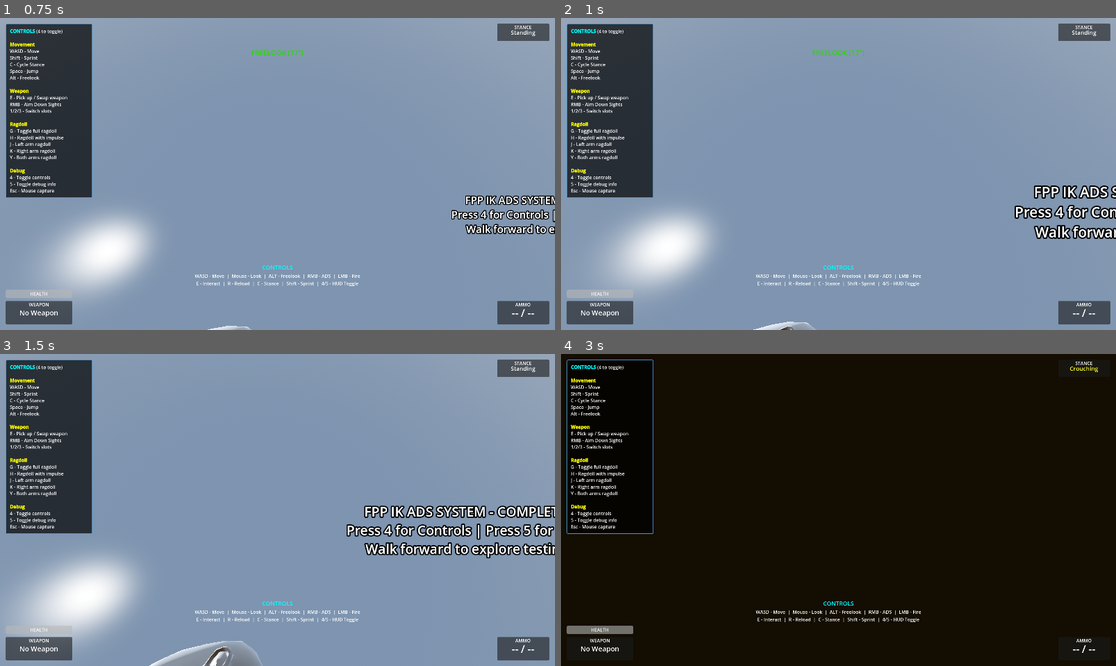
Above: before the commit, frames 1-4 (two rows, left to right).
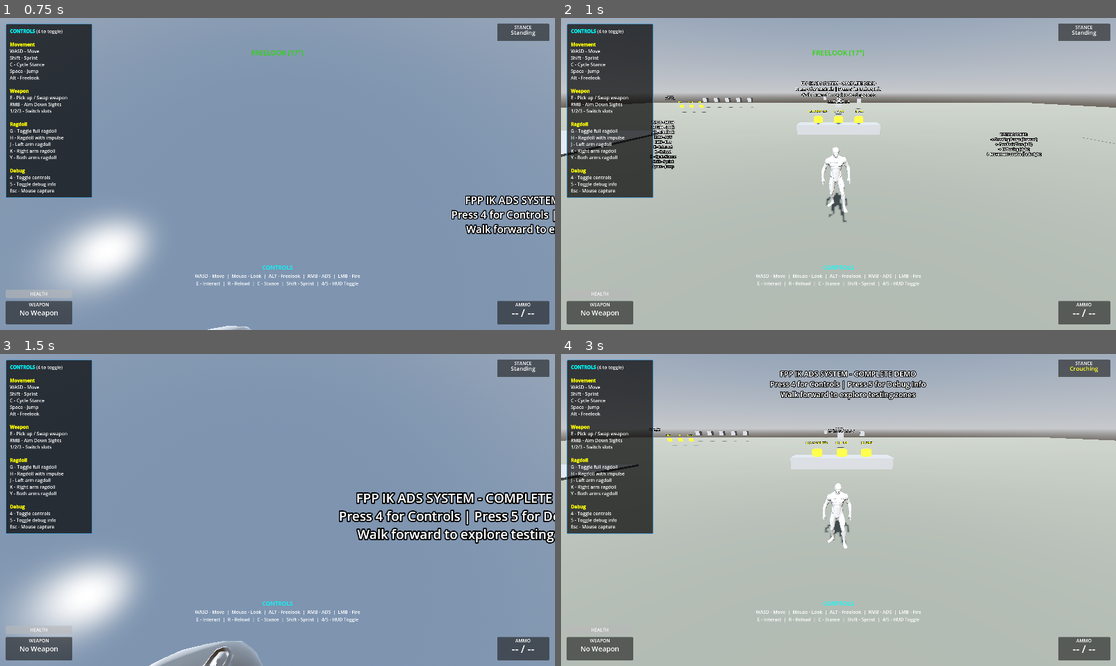
Above: after the commit, the same moments.

Repository: lmf-git/fpp-ik-ads
Game: Godot game, scene res://scenes/enhanced_demo.tscn
The game is run twice, just before and just after one commit, with the same random seed, the same clock (stepped at 60 frames per second) and the same inputs.
Inputs (mouse positions are in pixels of both pictures, inside the frame that each line leads up to):
- Up to frame 1 (0.75 s): tap Enter (ui_accept) at 0.5 s; move the mouse to (305, 174) at 0.52 s; hold W (move_forward) from 0.53 s (still down); hold Alt (freelook) from 0.53 s (still down); click (305, 174) at 0.67 s
- Up to frame 2 (1 s): keep holding W (move_forward); keep holding Alt (freelook); tap Space (jump) at 0.77 s; tap O at 0.8 s
- Up to frame 3 (1.5 s): keep holding W (move_forward); move the mouse to (249, 510) at 1.27 s; release Alt (freelook) at 1.28 s; tap O at 1.35 s; click (249, 510) at 1.42 s
- Up to frame 4 (3 s): keep holding W (move_forward); tap Space (jump) at 1.52 s; tap Alt (freelook) at 1.55 s; move the mouse to (849, 503) at 2.02 s; hold Right mouse button (aim_down_sights) 2.03-2.78 s; click (849, 503) at 2.17 s; tap O at 2.3 s; move the mouse to (832, 516) at 2.77 s; tap C (crouch) at 2.85 s; click (832, 516) at 2.92 s

Frame 1 is identical in both runs. In frame 2, 83% of the frame differs, in the area x 0-100%, y 4-100%; in frame 3, 5.2%; in frame 4, 98%, in the area x 0-100%, y 0-100%.

Commit message:
Fix camera rotation and add third-person toggle
Camera rotation fixes:
- Head now always uses freelook_offset for yaw (not just during freelook)
- This makes camera follow mouse movement correctly
- Previously head yaw was 0 when not freelooking, causing camera to lag behind mouse
- Removed conditional bone rotation - head always rotates to match camera input

Third-person camera toggle:
- Changed O key from right leg ragdoll to third-person camera toggle
- Added is_third_person state variable
- Third-person camera activates on O key press OR when ragdoll is active
- Camera position updates every frame to follow character smoothly
- Prints "Third person camera: ON/OFF" when toggled

This fixes the issue where camera was looking up and to the right instead of
following mouse movement. The head bone now properly compensates for the offset
between camera rotation and body rotation.

Diff:
--- a/scripts/skeleton_fpp_controller.gd
+++ b/scripts/skeleton_fpp_controller.gd
@@ -64,6 +64,7 @@
 var is_sprinting: bool = false
 var is_aiming: bool = false
 var is_freelooking: bool = false
+var is_third_person: bool = false
 
 # Rotation tracking
 var camera_x_rotation: float = 0.0  # Pitch
@@ -156,6 +157,10 @@
 	# Toggle mouse
 	if event is InputEventKey and event.pressed and event.keycode == KEY_ESCAPE:
 		Input.mouse_mode = Input.MOUSE_MODE_VISIBLE if Input.mouse_mode == Input.MOUSE_MODE_CAPTURED else Input.MOUSE_MODE_CAPTURED
+
+	# Camera toggle
+	if event is InputEventKey and event.pressed and event.keycode == KEY_O:
+		_toggle_third_person_camera()
 
 	# Ragdoll controls
 	if event is InputEventKey and event.pressed:
@@ -172,8 +177,6 @@
 			_toggle_both_arms_ragdoll()
 		elif event.keycode == KEY_U:
 			_toggle_partial_ragdoll("left_leg")
-		elif event.keycode == KEY_O:
-			_toggle_partial_ragdoll("right_leg")
 
 	# Weapon switching
 	if event is InputEventKey and event.pressed:
@@ -307,13 +310,11 @@
 	if not camera or not skeleton or head_bone_idx < 0:
 		return
 
-	# Head pitch always follows camera (up/down look)
+	# Head always compensates for difference between camera and body rotation
+	# This ensures camera (attached to head) looks where mouse is pointing
 	# Negate pitch because character.gltf head bone is oriented differently
 	var head_pitch = -camera_x_rotation
-
-	# Head yaw only uses freelook offset when actually freelooking
-	# When not freelooking, head should face forward (no yaw offset)
-	var head_yaw = freelook_offset if is_freelooking else 0.0
+	var head_yaw = freelook_offset  # Always use offset, not just during freelook
 
 	# Apply realistic neck limits to prevent unnatural head rotation
 	# Limit head pitch (up/down)
@@ -325,26 +326,17 @@
 	var max_yaw_rad = deg_to_rad(neck_max_yaw)
 	head_yaw = clamp(head_yaw, -max_yaw_rad, max_yaw_rad)
 
-	# Only apply head rotation if looking around (not idle with camera centered)
-	# This allows idle animation to play when not actively looking
-	var is_looking_around = abs(head_pitch) > 0.01 or abs(head_yaw) > 0.01
-
-	if is_looking_around:
-		# Apply pitch and yaw to head bone
-		var head_rotation = Vector3(head_pitch, head_yaw, 0)
-		skeleton.set_bone_pose_rotation(head_bone_idx, Quaternion.from_euler(head_rotation))
-
-		# Apply partial rotation to spine for more natural look
-		if spine_bone_idx >= 0:
-			var spine_pitch = head_pitch * 0.3
-			var spine_yaw = head_yaw * 0.5
-			skeleton.set_bone_pose_rotation(spine_bone_idx,
-				Quaternion.from_euler(Vector3(spine_pitch, spine_yaw, 0)))
-	else:
-		# Reset to animation pose when idle (allows idle animation to play)
-		skeleton.reset_bone_pose(head_bone_idx)
-		if spine_bone_idx >= 0:
-			skeleton.reset_bone_pose(spine_bone_idx)
+	# Always apply head rotation to make camera look where it should
+	# Apply pitch and yaw to head bone
+	var head_rotation = Vector3(head_pitch, head_yaw, 0)
+	skeleton.set_bone_pose_rotation(head_bone_idx, Quaternion.from_euler(head_rotation))
+
+	# Apply partial rotation to spine for more natural look
+	if spine_bone_idx >= 0:
+		var spine_pitch = head_pitch * 0.3
+		var spine_yaw = head_yaw * 0.5
+		skeleton.set_bone_pose_rotation(spine_bone_idx,
+			Quaternion.from_euler(Vector3(spine_pitch, spine_yaw, 0)))
 
 	# Update camera position (attached to head bone in scene tree, but we can offset)
 	# Camera is child of head bone attachment in the scene
@@ -660,23 +652,30 @@
 		print("Both arms ragdoll DISABLED")
 
 func _update_camera_mode():
-	"""Switch between first-person and third-person camera based on ragdoll state"""
-	if not camera or not third_person_camera or not ragdoll:
-		return
-
-	# Switch to third-person when ragdoll is active
-	if ragdoll.is_ragdoll_active:
+	"""Switch between first-person and third-person camera"""
+	if not camera or not third_person_camera:
+		return
+
+	# Switch to third-person when enabled OR when ragdoll is active
+	var should_be_third_person = is_third_person or (ragdoll and ragdoll.is_ragdoll_active)
+
+	if should_be_third_person:
 		if camera.current:
 			camera.current = false
 			third_person_camera.current = true
-			# Position third-person camera behind and above character
-			third_person_camera.global_position = global_position + Vector3(0, 3, 5)
-			third_person_camera.look_at(global_position + Vector3(0, 1, 0), Vector3.UP)
+		# Update third-person camera position every frame to follow character
+		third_person_camera.global_position = global_position + Vector3(0, 3, 5)
+		third_person_camera.look_at(global_position + Vector3(0, 1, 0), Vector3.UP)
 	else:
-		# Switch back to first-person when ragdoll is disabled
+		# Switch back to first-person
 		if third_person_camera.current:
 			third_person_camera.current = false
 			camera.current = true
+
+func _toggle_third_person_camera():
+	"""Toggle between first-person and third-person camera views (O key)"""
+	is_third_person = not is_third_person
+	print("Third person camera: ", "ON" if is_third_person else "OFF")
 
 func _check_interactions():
 	"""Check for nearby interactable objects and emit prompts"""
